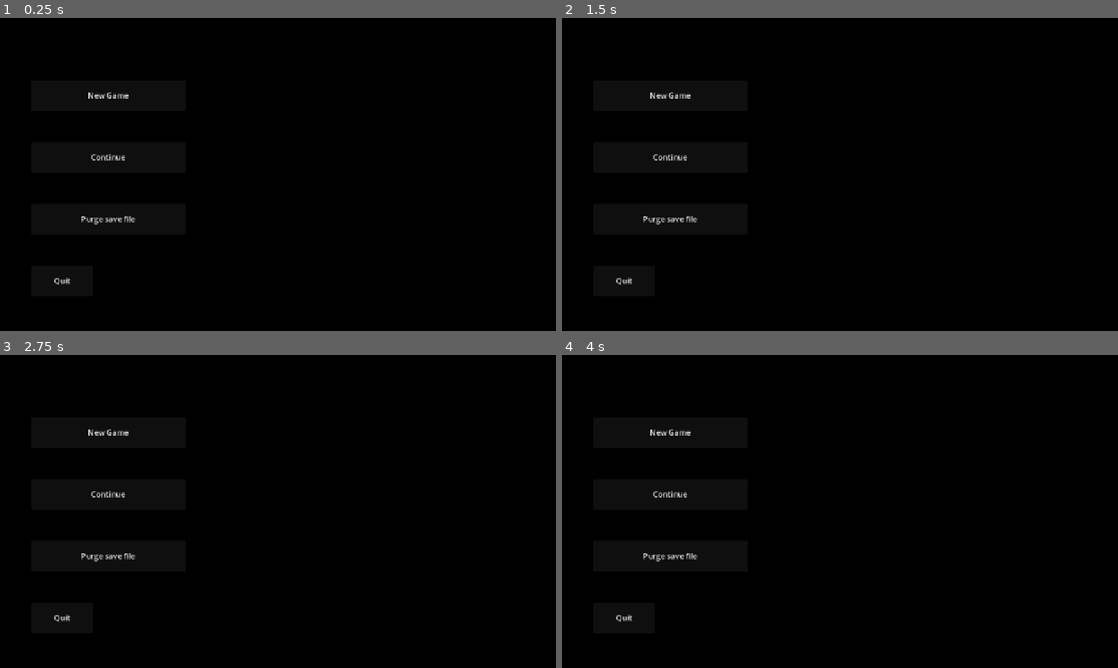
Above: before the commit, frames 1-4 (two rows, left to right).
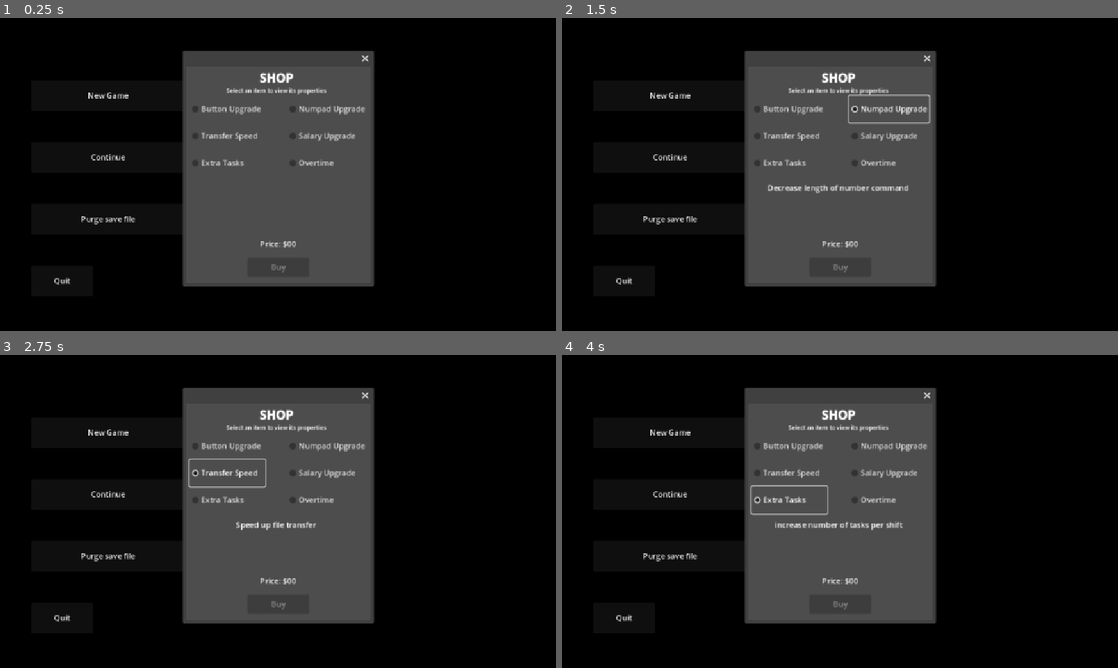
Above: after the commit, the same moments.

Repository: andrewpressman/Operation-OS
Game: Godot game, scene res://Menu/MainMenu.tscn
Same seed, same stepped clock (60 frames per second), same inputs: the game is played once before the commit and once after it.
Inputs (mouse positions are in pixels of both pictures, inside the frame that each line leads up to):
- Up to frame 1 (0.25 s): no input
- Up to frame 2 (1.5 s): click (789, 108) at 0.5 s, where only the run after the commit has a clickable "Button Upgrade"; click (890, 108) at 1.25 s, where only the run after the commit has a clickable "Numpad Upgrade"
- Up to frame 3 (2.75 s): click (227, 473) at 2 s, where only the run after the commit has a clickable "Transfer Speed"
- Up to frame 4 (4 s): click (890, 473) at 2.75 s, where only the run after the commit has a clickable "Salary Upgrade"; click (789, 498) at 3.5 s, where only the run after the commit has a clickable "Extra Tasks"

The runs differ from the first frame. In frame 1, 26% of the frame differs, in the area x 32-68%, y 10-86%; in frame 2, 26%; in frame 3, 26%; in frame 4, 26%.

Commit message:
Framework for Shop interface
Base framework for shop window
visual adjustment for options menu

Diff:
--- a/Menu/MainMenu.tscn
+++ b/Menu/MainMenu.tscn
@@ -1,6 +1,11 @@
-[gd_scene load_steps=2 format=3 uid="uid://dc0lunqd24036"]
+[gd_scene load_steps=4 format=3 uid="uid://dc0lunqd24036"]
 
 [ext_resource type="Script" uid="uid://cabn5f0f6ffng" path="res://Menu/mainMenu.gd" id="1_2s6tg"]
+[ext_resource type="PackedScene" uid="uid://dhgnmu7lj6eh4" path="res://Work/Shop.tscn" id="2_swd6r"]
+
+[sub_resource type="ButtonGroup" id="ButtonGroup_swd6r"]
+resource_name = "ShopButtons"
+allow_unpress = true
 
 [node name="Menu" type="Node2D"]
 script = ExtResource("1_2s6tg")
@@ -41,6 +46,9 @@
 offset_bottom = 576.0
 text = "Quit"
 
+[node name="Shop" parent="." instance=ExtResource("2_swd6r")]
+ShopButtons = SubResource("ButtonGroup_swd6r")
+
 [connection signal="pressed" from="Button" to="." method="NewGame"]
 [connection signal="pressed" from="Continue" to="." method="Continue"]
 [connection signal="pressed" from="Clear" to="." method="PurgeSave"]
--- a/Menu/Options.tscn
+++ b/Menu/Options.tscn
@@ -37,23 +37,25 @@
 offset_right = 662.0
 offset_bottom = 406.0
 
-[node name="AutoClose" type="CheckButton" parent="Options"]
+[node name="GridContainer" type="GridContainer" parent="Options"]
 layout_mode = 0
-offset_left = 40.0
+offset_left = 56.0
 offset_top = 48.0
-offset_right = 120.0
-offset_bottom = 112.0
+offset_right = 568.0
+offset_bottom = 304.0
+
+[node name="AutoClose" type="CheckButton" parent="Options/GridContainer"]
+layout_mode = 2
 text = "OFF"
 
-[node name="Label" type="Label" parent="Options"]
+[node name="Label" type="Label" parent="Options/GridContainer/AutoClose"]
 layout_mode = 0
-offset_left = 128.0
-offset_top = 64.0
-offset_right = 248.0
-offset_bottom = 96.0
+offset_left = 88.0
+offset_right = 388.0
+offset_bottom = 32.0
 text = "Auto Close task window on completion"
 vertical_alignment = 1
 
 [connection signal="close_requested" from="." to="." method="Kill"]
 [connection signal="pressed" from="Button" to="." method="Menu"]
-[connection signal="toggled" from="Options/AutoClose" to="." method="ToggleAutoClose"]
+[connection signal="toggled" from="Options/GridContainer/AutoClose" to="." method="ToggleAutoClose"]
--- /dev/null
+++ b/Work/Shop.gd
@@ -0,0 +1,71 @@
+extends Window
+
+@export var ShopButtons : ButtonGroup
+
+var Price : int
+var CanBuy : bool
+var LastSelected : Button
+var SelectedButton : Button
+var ShopItem : int
+
+func _ready() -> void:
+	Price = 0
+	CanBuy = false
+	$Buy.disabled = true
+	var LastSelected = ShopButtons.get_pressed_button()
+
+func _process(delta) -> void:
+	SelectedButton = ShopButtons.get_pressed_button()
+	if LastSelected != SelectedButton:
+		LastSelected = SelectedButton
+		if SelectedButton != null:
+			ButtonSelected()
+		else:
+			$Descrption.text = ""
+			print("null")
+
+func ButtonSelected():
+	match SelectedButton.name:
+		"ButtonUpgrade":
+			$Descrption.text = "Reduce the number of inputs on buttons window"
+			ShopItem = 1
+			CheckAfford(GlobalVar.ButtonPrice)
+			print("1")
+		"NumpadUpgrade":
+			$Descrption.text = "Decrease length of number command"
+			ShopItem = 2
+			CheckAfford(GlobalVar.NupadPrice)
+			print("2")
+		"TransferUpgrade":
+			$Descrption.text = "Speed up file transfer"
+			ShopItem = 3
+			CheckAfford(GlobalVar.TrasferPrice)
+			print("3")
+		"SalaryUpgrade":
+			$Descrption.text = "More money per task"
+			ShopItem = 4
+			CheckAfford(GlobalVar.SalaryPrice)
+			print("4")
+		"ExtraTasks":
+			$Descrption.text = "increase number of tasks per shift"
+			ShopItem = 5
+			CheckAfford(GlobalVar.ExtraTaskPrice)
+			print("5")
+		"ExtendShift":
+			$Descrption.text = "Extend length of work shift"
+			ShopItem = 6
+			CheckAfford(GlobalVar.OvertimePrice)
+			print("6")
+
+func CheckAfford(Price : int):
+	if Price <= GlobalVar.Money:
+		$Buy.disabled = false
+	else:
+		$Buy.disabled = true
+
+func Pay():
+	var SelectedButton = ShopButtons.get_pressed_button()
+	if SelectedButton:
+		print(SelectedButton.name)
+	else:
+		print("null")
--- /dev/null
+++ b/Work/Shop.tscn
@@ -0,0 +1,101 @@
+[gd_scene load_steps=3 format=3 uid="uid://dhgnmu7lj6eh4"]
+
+[ext_resource type="Script" uid="uid://c6mcc4won4fru" path="res://Work/Shop.gd" id="1_0iwdr"]
+[ext_resource type="ButtonGroup" uid="uid://4lojvif78jd" path="res://Work/ShopButtons.tres" id="2_ctu5i"]
+
+[node name="Shop" type="Window"]
+initial_position = 1
+size = Vector2i(380, 450)
+script = ExtResource("1_0iwdr")
+ShopButtons = ExtResource("2_ctu5i")
+
+[node name="Header" type="RichTextLabel" parent="."]
+offset_left = 14.0
+offset_top = -3.0
+offset_right = 358.0
+offset_bottom = 69.0
+theme_override_font_sizes/normal_font_size = 12
+theme_override_font_sizes/bold_font_size = 25
+bbcode_enabled = true
+text = "[b]SHOP[/b]
+Select an item to view its properties"
+horizontal_alignment = 1
+vertical_alignment = 1
+
+[node name="GridContainer" type="GridContainer" parent="."]
+offset_left = 6.0
+offset_top = 61.0
+offset_right = 374.0
+offset_bottom = 229.0
+theme_override_constants/h_separation = 45
+theme_override_constants/v_separation = 0
+columns = 2
+
+[node name="ButtonUpgrade" type="CheckBox" parent="GridContainer"]
+layout_mode = 2
+size_flags_horizontal = 3
+size_flags_vertical = 3
+button_group = ExtResource("2_ctu5i")
+text = "Button Upgrade"
+
+[node name="NumpadUpgrade" type="CheckBox" parent="GridContainer"]
+layout_mode = 2
+size_flags_horizontal = 3
+size_flags_vertical = 3
+button_group = ExtResource("2_ctu5i")
+text = "Numpad Upgrade"
+
+[node name="TransferUpgrade" type="CheckBox" parent="GridContainer"]
+layout_mode = 2
+size_flags_horizontal = 3
+size_flags_vertical = 3
+button_group = ExtResource("2_ctu5i")
+text = "Transfer Speed"
+
+[node name="SalaryUpgrade" type="CheckBox" parent="GridContainer"]
+layout_mode = 2
+size_flags_horizontal = 3
+size_flags_vertical = 3
+button_group = ExtResource("2_ctu5i")
+text = "Salary Upgrade"
+
+[node name="ExtraTasks" type="CheckBox" parent="GridContainer"]
+layout_mode = 2
+size_flags_horizontal = 3
+size_flags_vertical = 3
+button_group = ExtResource("2_ctu5i")
+text = "Extra Tasks"
+
+[node name="ExtendShift" type="CheckBox" parent="GridContainer"]
+layout_mode = 2
+size_flags_horizontal = 3
+size_flags_vertical = 3
+button_group = ExtResource("2_ctu5i")
+text = "Overtime"
+
+[node name="Buy" type="Button" parent="."]
+offset_left = 126.0
+offset_top = 397.0
+offset_right = 254.0
+offset_bottom = 437.0
+text = "Buy"
+
+[node name="Descrption" type="RichTextLabel" parent="."]
+offset_left = 14.0
+offset_top = 221.0
+offset_right = 358.0
+offset_bottom = 285.0
+bbcode_enabled = true
+horizontal_alignment = 1
+vertical_alignment = 1
+
+[node name="RichTextLabel" type="RichTextLabel" parent="."]
+offset_left = 126.0
+offset_top = 349.0
+offset_right = 254.0
+offset_bottom = 389.0
+text = "Price: $00"
+horizontal_alignment = 1
+vertical_alignment = 1
+
+[connection signal="pressed" from="Buy" to="." method="Pay"]
--- /dev/null
+++ b/Work/ShopButtons.tres
@@ -0,0 +1,5 @@
+[gd_resource type="ButtonGroup" format=3 uid="uid://4lojvif78jd"]
+
+[resource]
+resource_name = "ShopButtons"
+allow_unpress = true
--- a/Work/WorkDesktop.tscn
+++ b/Work/WorkDesktop.tscn
@@ -257,7 +257,6 @@
 offset_right = 120.0
 offset_bottom = 200.0
 text = "Go Home"
-metadata/_edit_group_ = true
 
 [node name="Bribe" type="Panel" parent="."]
 offset_left = 480.0
--- a/global_Variables.gd
+++ b/global_Variables.gd
@@ -31,6 +31,14 @@
 var Health : int # 0 -> 100
 var Hunger : int # 0 - 100 -> starving, hungry, irritated, fed, full
 var Security : int #0 - 100 -> Imminent Threat, In Danger, Low Risk, Safe
+
+#Shop Values #TODO: balance
+var ButtonPrice : int = 100
+var NupadPrice : int = 100
+var TrasferPrice : int = 100
+var SalaryPrice : int = 100
+var ExtraTaskPrice : int = 100
+var OvertimePrice : int = 100
 
 #Bribes tracker
 var BribeValue : int
Not shown, added: Work/Shop.gd.uid
